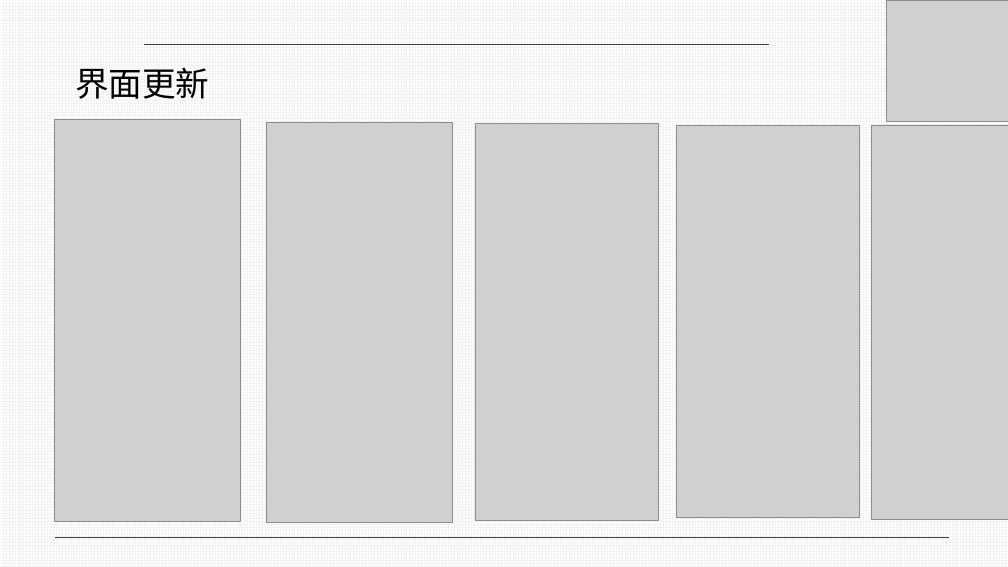
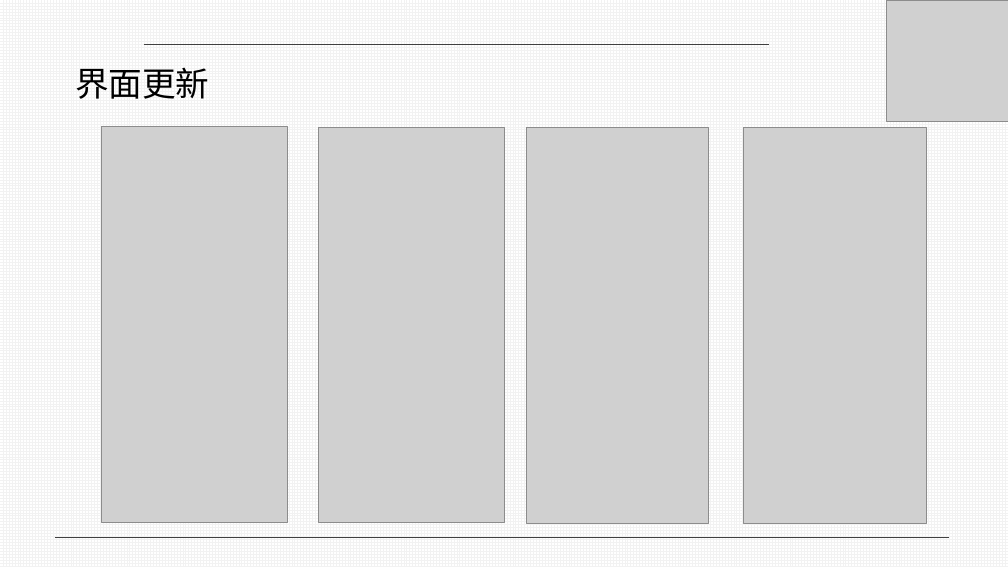
Before and after one commit to luxingzhi27/Tongji_SAD_2023_project, a slide deck: slide 26 of assignment3/期末展示.pptx (slide 25 before the commit). Drawn at 1008x567 pixels with LibreOffice and Linux fonts; fonts in the diff are those of the drawing; grey boxes stand for pictures; background and template pictures are left out. Boxes give left, top, right and bottom in pixels: in the first picture for what was removed or moved away, otherwise in the second. Text is boxed around its words. In the diff, an @@ line names an element or a change of style, - is before the commit and + after.

```diff
--- a/assignment3/期末展示.pptx
+++ b/assignment3/期末展示.pptx
@@ picture added at [101,126,287,522] @@
@@ picture removed at [267,123,453,523] @@
@@ picture: place and size @@
-picture at [54,119,240,522]
+picture at [318,128,504,523]
@@ picture: place and size @@
-picture at [475,124,659,521]
+picture at [526,128,709,523]
@@ picture removed at [676,125,859,517] @@
@@ picture added at [743,128,926,523] @@
@@ picture removed at [872,125,1008,519] @@
```
Also in this commit, not shown: 2 other slides changed, 1 slide added.
